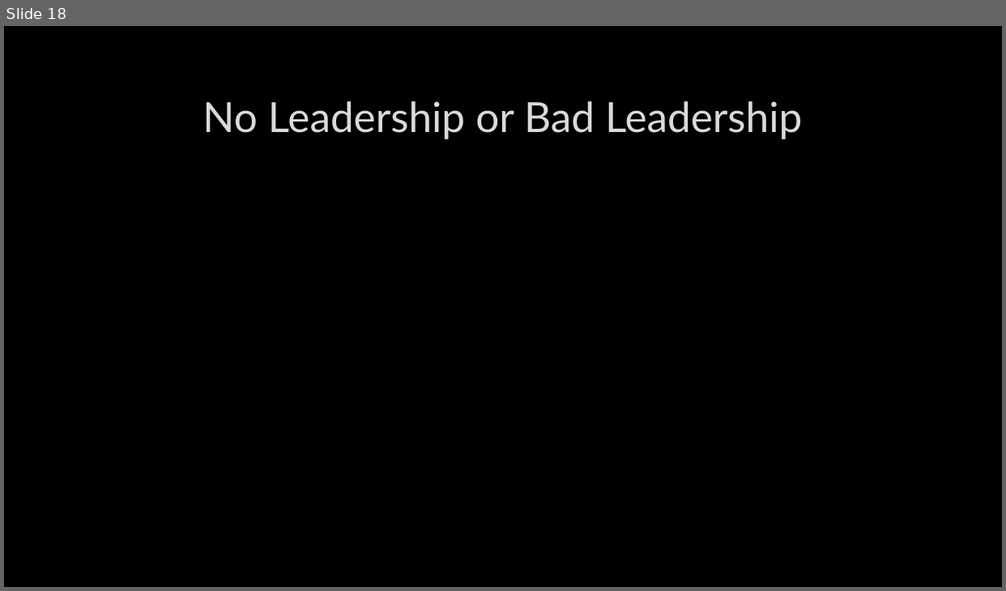
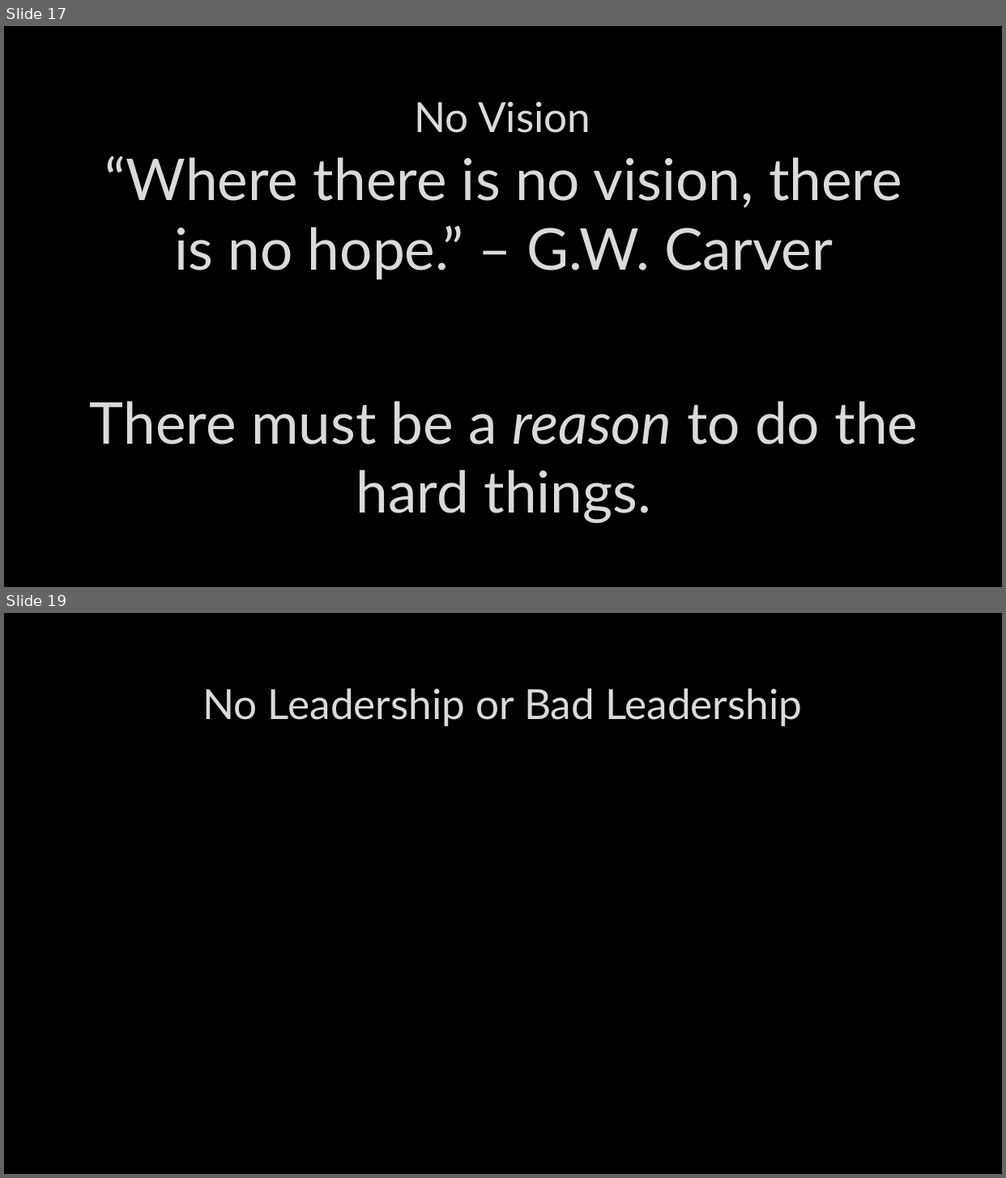
Before and after one commit to jugisahunk/presentations, a slide deck: tortoise-and-hare/tortoise-and-hare.pptx. Shown one above the other, each under a label of ours: slide 18 before the commit, slides 17 and 19 after it; the slides between them are not shown. The pictures are 1006x591 and 1006x1178 pixels, drawn with LibreOffice and Linux fonts; fonts in the diff are those of the drawing; background and template pictures are left out. Boxes give left, top, right and bottom in pixels: in the first picture for what was removed or moved away, otherwise in the second. Text is boxed around its words. In the diff, an @@ line names an element or a change of style, - is before the commit and + after.

```diff
--- a/tortoise-and-hare/tortoise-and-hare.pptx
+++ b/tortoise-and-hare/tortoise-and-hare.pptx
@@ slide 17 added at [4,26,1002,587], background picture (left out) @@
@@ title added at [414,101,590,133], 40 pt, text #DADADA @@
+No Vision
@@ text added at [90,156,918,523], 55.5 pt, text #DADADA @@
+“Where there is no vision, there is no hope.” – G.W. Carver
+There must be a reason to do the hard things.
@@ what was slide 18 is now slide 19 @@
```
Also in this commit, not shown: 3 slides changed.
